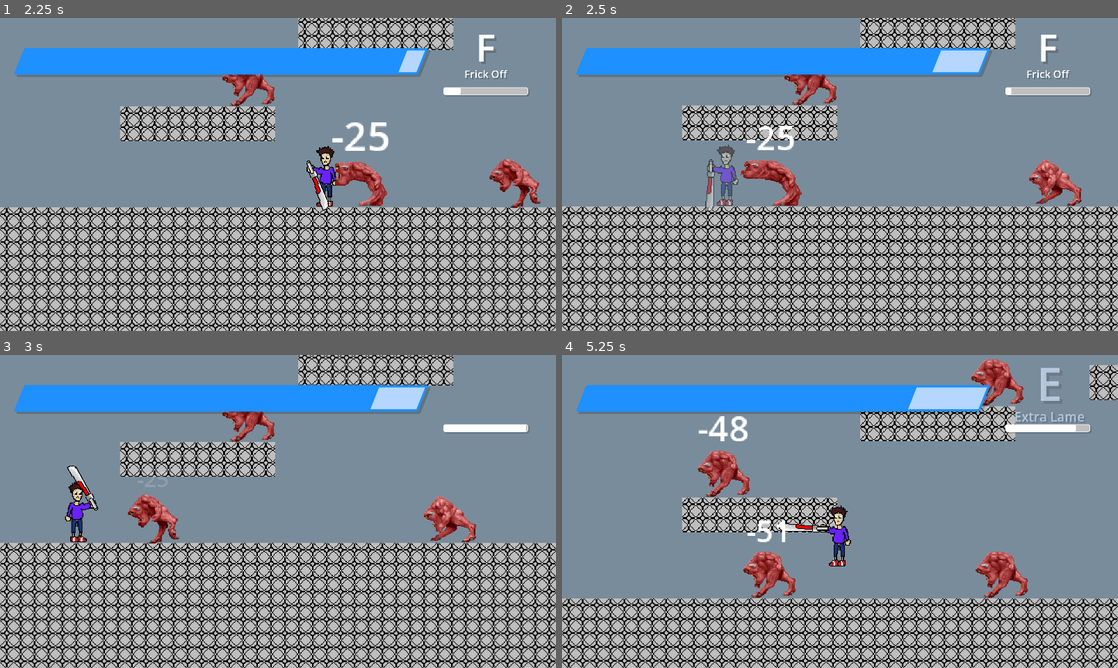
Above: before the commit, frames 1-4 (two rows, left to right).
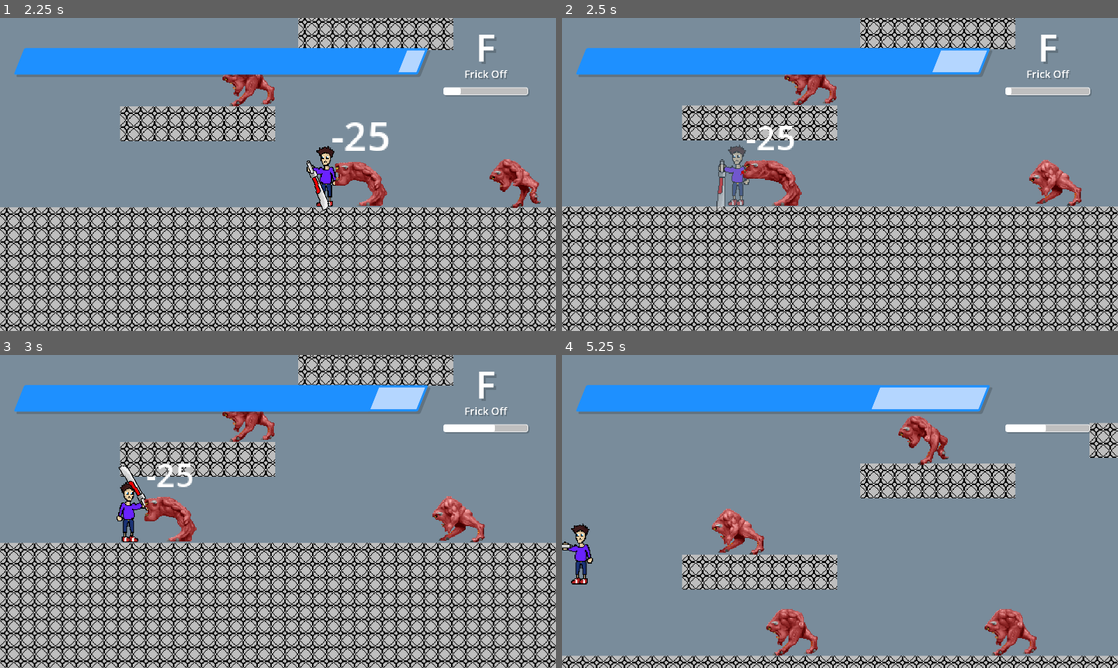
Above: after the commit, the same moments.

Repository: That1M8Head/Swordlink
Game: Godot game, scene res://intro.tscn
The game is run twice, just before and just after one commit, with the same random seed, the same clock (stepped at 60 frames per second) and the same inputs.
Inputs (mouse positions are in pixels of both pictures, inside the frame that each line leads up to):
- Up to frame 1 (2.25 s): tap Enter (MenuConfirm) at 0.5, 1.25 s; move the mouse to (400, 158) at 0.52 s; hold D (MoveRight) 0.53-2.03 s; tap C (Evade) at 0.6, 1.55 s; click (400, 158) at 0.67 s; tap Space (Jump) at 0.77, 1.52 s; move the mouse to (166, 190) at 1.27 s; tap X (AltAttack) at 1.35 s; move the mouse to (333, 105) at 2.02 s; press the mouse at (333, 105) at 2.03 s; hold A (MoveLeft) from 2.03 s (still down)
- Up to frame 2 (2.5 s): keep holding A (MoveLeft); tap C (Evade) at 2.3 s
- Up to frame 3 (3 s): move the mouse to (250, 574) at 2.77 s; release A (MoveLeft) at 2.78 s; release the mouse at (250, 574) at 2.78 s; hold D (MoveRight) from 2.78 s (still down); tap C (Evade) at 2.85 s; click (250, 574) at 2.92 s
- Up to frame 4 (5.25 s): tap Space (Jump) at 3.02, 3.77, 4.52 s; move the mouse to (1006, 558) at 3.52 s; hold Shift (ModeShift) 3.53-4.28 s; tap C (Evade) at 3.8, 4.35 s; move the mouse to (673, 464) at 4.27 s; release D (MoveRight) at 4.28 s; hold A (MoveLeft) 4.28-5.03 s; move the mouse to (867, 511) at 5.02 s; hold D (MoveRight) from 5.03 s (still down); hold X (AltAttack) from 5.03 s (still down); click (867, 511) at 5.17 s

Frame 1 is identical in both runs. In frame 2, 1.0% of the frame differs, in the area x 25-34%, y 40-62%; in frame 3, 4.4%; in frame 4, 38%, in the area x 0-100%, y 1-100%.

Commit message:
Updated and slightly nerfed dashing

Diff:
--- a/Scripts/JoelMovements.gd
+++ b/Scripts/JoelMovements.gd
@@ -146,17 +146,18 @@
 	var blocking_attack = stinger or updraft
 	if not blocking_attack:
 		var direction = Input.get_axis("MoveLeft", "MoveRight")
-		if direction and Input.is_action_just_pressed("Evade"):
-			dashing = true
-			modulate = Color(1, 1, 1, 0.5)
-			set_collision_mask_value(2, false)
-			velocity.x = direction * SPEED * 2.5
-		if direction and not dashing:
-			if is_on_floor():
-				velocity.x = direction * move_speed
-			else:
-				velocity.x += direction * move_speed * delta * 4
-			velocity.x = clamp(velocity.x, -move_speed, move_speed)
+		if direction:
+			if not dashing and Input.is_action_just_pressed("Evade"):
+				dashing = true
+				modulate = Color(1, 1, 1, 0.5)
+				set_collision_mask_value(2, false)
+				velocity.x = direction * SPEED * 2
+			elif not dashing:
+				if is_on_floor():
+					velocity.x = direction * move_speed
+				else:
+					velocity.x += direction * move_speed * delta * 4
+				velocity.x = clamp(velocity.x, -move_speed, move_speed)
 		elif is_on_floor():
 			velocity.x = move_toward(velocity.x, 0, DECELERATION * delta)
 
@@ -203,10 +204,11 @@
 	move_and_slide()
 
 	if dashing:
-		await(get_tree().create_timer(0.5).timeout)
+		await(get_tree().create_timer(0.3).timeout)
 		set_collision_mask_value(2, true)
 		modulate = "#ffffffff"
 		dashing = false
+		move_and_slide()
 
 func do_directed_sword_slash():
 	if $JoelSprite.flip_h:
